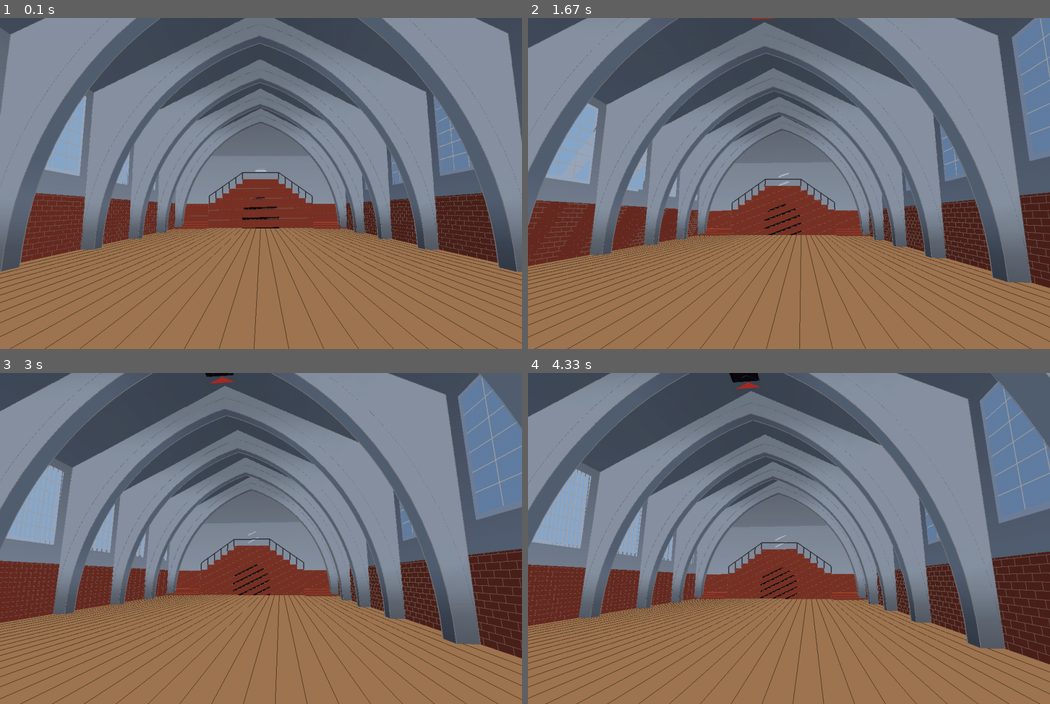
Above: before the commit, frames 1-4 (two rows, left to right).
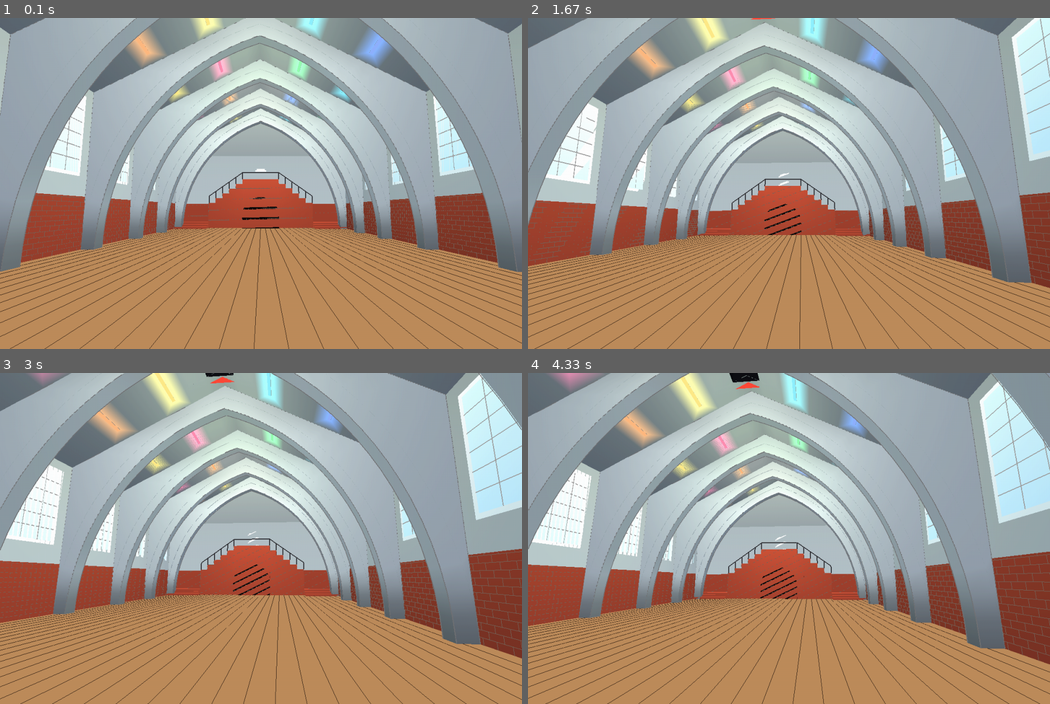
Above: after the commit, the same moments.

Repository: kdrzazga/DEMOS
Game: pygame game, started from demos/WinterDemo26/test/winter-test/hall_test.py
Two runs of this game, one before a commit and one after it. Both use one fixed random seed, a clock stepped at 60 frames per second and the inputs below.
Inputs:
- Up to frame 1 (0.1 s): no input
- Up to frame 2 (1.67 s): tap 2 at 0.33, 1 s; tap 1 at 0.67, 1.33 s
- Up to frame 3 (3 s): no input
- Up to frame 4 (4.33 s): no input

The runs differ from the first frame. In frame 1, 86% of the frame differs, in the area x 0-100%, y 0-100%; in frame 2, 88%; in frame 3, 88%; in frame 4, 88%.

Commit message:
Claude is dead

Diff:
--- /dev/null
+++ b/demos/WinterDemo26/ceiling_neon.py
@@ -0,0 +1,42 @@
+from OpenGL.GL import *
+
+
+class CeilingNeon:
+    def __init__(self, core_corners, glow_inner, glow_outer, glow_strength=0.55, core_whitening=0.45):
+        self.core_corners = tuple(core_corners)
+        self.glow_inner = tuple(glow_inner)
+        self.glow_outer = tuple(glow_outer)
+        self.glow_strength = glow_strength
+        self.core_whitening = core_whitening
+
+    def _draw_halo(self, color):
+        glDepthMask(GL_FALSE)
+        glBlendFunc(GL_SRC_ALPHA, GL_ONE)
+        glBegin(GL_QUADS)
+        for corner in range(4):
+            following = (corner + 1) % 4
+            for point, alpha in ((self.glow_inner[corner], self.glow_strength),
+                                 (self.glow_inner[following], self.glow_strength),
+                                 (self.glow_outer[following], 0.0),
+                                 (self.glow_outer[corner], 0.0)):
+                glColor4f(color[0], color[1], color[2], alpha)
+                glVertex3f(*point)
+        glEnd()
+        glBlendFunc(GL_SRC_ALPHA, GL_ONE_MINUS_SRC_ALPHA)
+        glDepthMask(GL_TRUE)
+
+    def _draw_core(self, color):
+        glColor3f(*(channel + (1.0 - channel) * self.core_whitening for channel in color))
+        glBegin(GL_QUADS)
+        for point in self.core_corners:
+            glVertex3f(*point)
+        glEnd()
+
+    def glow(self, color: tuple):
+        glPushAttrib(GL_ENABLE_BIT | GL_COLOR_BUFFER_BIT | GL_DEPTH_BUFFER_BIT)
+        glDisable(GL_LIGHTING)
+        glDisable(GL_TEXTURE_2D)
+        glEnable(GL_BLEND)
+        self._draw_halo(color)
+        self._draw_core(color)
+        glPopAttrib()
--- a/demos/WinterDemo26/hall.py
+++ b/demos/WinterDemo26/hall.py
@@ -1,6 +1,9 @@
+import colorsys
 import math
 from OpenGL.GL import *
 from OpenGL.GLU import *
+
+from demos.WinterDemo26.ceiling_neon import CeilingNeon
 
 
 class Hall:
@@ -76,12 +79,29 @@
         self.flue_color = (0.03, 0.03, 0.04)
         self.flue_ratio = 0.62
         self.flue_width = self.chimney_width * self.flue_ratio
+        self.neon_rows = (0.30, 0.64)
+        self.neon_length_share = 0.5
+        self.neon_width = 0.22
+        self.neon_drop = 0.08
+        self.neon_glow_reach = 0.9
+        self.neon_glow_strength = 0.55
+        self.neon_core_whitening = 0.45
+        self.neon_cycle_speed = 0.04
+        self.neon_light_power = 1.3
+        self.neon_light_height = 12.5
+        self.neon_attenuation = (1.0, 0.06, 0.012)
+        self.first_neon_light = 2
+        self.light_cell = 1.2
+        self.neon_palettes = {1.0: ((0.20, 0.90, 1.00), (0.20, 0.45, 1.00), (0.25, 1.00, 0.45)),
+                              -1.0: ((1.00, 0.85, 0.15), (1.00, 0.50, 0.10), (1.00, 0.20, 0.45))}
 
         self.wall_x = self.half_span + self.arch_band
         self.side_step_run = (self.wall_x - self.stage_half_width) / self.side_step_count
         self.step_run = (self.stage_half_width - self.landing_half) / self.stage_steps
         self.chimney_z = self.length / self.arch_count / 2.0
         self.display_list = self._compile()
+        self.neon_phase = 0.0
+        self.neon_lights = self._create_neons()
 
     def _winds_with(self, normal, corners):
         first = tuple(corners[1][axis] - corners[0][axis] for axis in range(3))
@@ -158,12 +178,8 @@
             wall = side * self.wall_x
             normal = (-side, 0.0, 0.0)
             glColor3f(*self.brick_color)
-            self._quad(normal, ((wall, 0.0, -half_length), (wall, 0.0, half_length),
-                                (wall, self.brick_height, half_length), (wall, self.brick_height, -half_length)))
-            self._shaded_quad((normal,) * 4,
-                              ((wall, self.brick_height, -half_length), (wall, self.brick_height, half_length),
-                               (wall, self.wall_top, half_length), (wall, self.wall_top, -half_length)),
-                              (1.0, 1.0, self.wall_top_shadow, self.wall_top_shadow))
+            self._draw_wall_cells(wall, normal, 0.0, self.brick_height, True)
+            self._draw_wall_cells(wall, normal, self.brick_height, self.wall_top, False)
         glEnd()
 
     def _draw_brick_lines(self, fixed_axis, fixed_value, span, height_limit, facing_sign, base=0.0):
@@ -267,6 +283,48 @@
     def _ceiling_shade(self, across):
         return self.eave_shadow + (self.ridge_shadow - self.eave_shadow) * (1.0 - across / self.wall_x)
 
+    def _cell_count(self, span):
+        return max(1, int(math.ceil(span / self.light_cell)))
+
+    def _draw_ceiling_cells(self, side, inner, start, end, inward):
+        across_cells = self._cell_count(self.wall_x - inner)
+        along_cells = self._cell_count(end - start)
+        for across in range(across_cells):
+            near = inner + (self.wall_x - inner) * across / across_cells
+            far = inner + (self.wall_x - inner) * (across + 1) / across_cells
+            for along in range(along_cells):
+                front = start + (end - start) * along / along_cells
+                rear = start + (end - start) * (along + 1) / along_cells
+                corners = ((side * far, self._slope_height(far, 0.0), front),
+                           (side * near, self._slope_height(near, 0.0), front),
+                           (side * near, self._slope_height(near, 0.0), rear),
+                           (side * far, self._slope_height(far, 0.0), rear))
+                shades = (self._ceiling_shade(far), self._ceiling_shade(near),
+                          self._ceiling_shade(near), self._ceiling_shade(far))
+                self._shaded_quad((inward,) * 4, corners, shades)
+
+    def _wall_shade(self, height):
+        climb = (height - self.brick_height) / (self.wall_top - self.brick_height)
+        return 1.0 + (self.wall_top_shadow - 1.0) * max(0.0, min(1.0, climb))
+
+    def _draw_wall_cells(self, wall, normal, bottom, top, brick):
+        half_length = self.length / 2.0
+        along_cells = self._cell_count(self.length)
+        rise_cells = self._cell_count(top - bottom)
+        for rise in range(rise_cells):
+            low = bottom + (top - bottom) * rise / rise_cells
+            high = bottom + (top - bottom) * (rise + 1) / rise_cells
+            for along in range(along_cells):
+                front = -half_length + self.length * along / along_cells
+                rear = -half_length + self.length * (along + 1) / along_cells
+                corners = ((wall, low, front), (wall, low, rear), (wall, high, rear), (wall, high, front))
+                if brick:
+                    self._quad(normal, corners)
+                else:
+                    self._shaded_quad((normal,) * 4, corners,
+                                      (self._wall_shade(low), self._wall_shade(low),
+                                       self._wall_shade(high), self._wall_shade(high)))
+
     def _draw_roof(self):
         climb = self.ridge - self.wall_top
         slope = math.hypot(climb, self.wall_x)
@@ -274,13 +332,7 @@
         for side in (1.0, -1.0):
             inward = (-side * climb / slope, -self.wall_x / slope, 0.0)
             for inner, start, end in self._slope_pieces(self.flue_width / 2.0):
-                corners = ((side * self.wall_x, self._slope_height(self.wall_x, 0.0), start),
-                           (side * inner, self._slope_height(inner, 0.0), start),
-                           (side * inner, self._slope_height(inner, 0.0), end),
-                           (side * self.wall_x, self._slope_height(self.wall_x, 0.0), end))
-                shades = (self._ceiling_shade(self.wall_x), self._ceiling_shade(inner),
-                          self._ceiling_shade(inner), self._ceiling_shade(self.wall_x))
-                self._shaded_quad((inward,) * 4, corners, shades)
+                self._draw_ceiling_cells(side, inner, start, end, inward)
         glColor3f(*self.roof_color)
         for side in (1.0, -1.0):
             outward = (side * climb / slope, self.wall_x / slope, 0.0)
@@ -561,6 +613,76 @@
             self._draw_brick_lines("z", end * (half_length - 0.015), (-self.wall_x, self.wall_x),
                                    self.brick_height, -end)
         glEnable(GL_LIGHTING)
+
+    def _ceiling_point(self, side, across, z, drop, slide):
+        climb = self.ridge - self.wall_top
+        slope = math.hypot(climb, self.wall_x)
+        down = (-side * climb / slope, -self.wall_x / slope)
+        uphill = (-side * self.wall_x / slope, climb / slope)
+        return (side * across + uphill[0] * slide + down[0] * drop,
+                self._slope_height(across, 0.0) + uphill[1] * slide + down[1] * drop,
+                z)
+
+    def _create_neons(self):
+        half_length = self._bay_length() * self.neon_length_share / 2.0
+        half_width = self.neon_width / 2.0
+        reach = self.neon_glow_reach
+        inner = ((-half_width, -half_length), (half_width, -half_length),
+                 (half_width, half_length), (-half_width, half_length))
+        outer = ((-half_width - reach, -half_length - reach), (half_width + reach, -half_length - reach),
+                 (half_width + reach, half_length + reach), (-half_width - reach, half_length + reach))
+        lights = []
+        for bay, center_z in enumerate(self._window_positions()):
+            for side in (1.0, -1.0):
+                palette = self.neon_palettes[side]
+                for row, share in enumerate(self.neon_rows):
+                    across = self.wall_x * share
+                    neon = CeilingNeon(
+                        tuple(self._ceiling_point(side, across, center_z + along, self.neon_drop, slide)
+                              for slide, along in inner),
+                        tuple(self._ceiling_point(side, across, center_z + along, self.neon_drop * 0.5, slide)
+                              for slide, along in inner),
+                        tuple(self._ceiling_point(side, across, center_z + along, self.neon_drop * 0.5, slide)
+                              for slide, along in outer),
+                        glow_strength=self.neon_glow_strength, core_whitening=self.neon_core_whitening)
+                    color = palette[(bay + row) % len(palette)]
+                    lights.append([neon, bay, colorsys.rgb_to_hsv(*color), color])
+        return lights
+
+    def update(self, delta_seconds):
+        self.neon_phase = (self.neon_phase + delta_seconds * self.neon_cycle_speed) % 1.0
+        for light in self.neon_lights:
+            hue, saturation, value = light[2]
+            light[3] = colorsys.hsv_to_rgb((hue + self.neon_phase) % 1.0, saturation, value)
+
+    def _bay_colors(self):
+        totals = {}
+        for _, bay, _, color in self.neon_lights:
+            summed, count = totals.get(bay, ((0.0, 0.0, 0.0), 0))
+            totals[bay] = (tuple(summed[axis] + color[axis] for axis in range(3)), count + 1)
+        return {bay: tuple(channel / count for channel in summed) for bay, (summed, count) in totals.items()}
+
+    def _neon_light_ids(self):
+        available = 8 - self.first_neon_light
+        return tuple(GL_LIGHT0 + self.first_neon_light + index
+                     for index in range(min(available, len(self._window_positions()))))
+
+    def _switch_on_neon_lights(self):
+        colors = self._bay_colors()
+        constant, linear, quadratic = self.neon_attenuation
+        for bay, (light, center_z) in enumerate(zip(self._neon_light_ids(), self._window_positions())):
+            glEnable(light)
+            glLightfv(light, GL_POSITION, (0.0, self.neon_light_height, center_z, 1.0))
+            glLightfv(light, GL_DIFFUSE, tuple(channel * self.neon_light_power for channel in colors[bay]) + (1.0,))
+            glLightfv(light, GL_AMBIENT, (0.0, 0.0, 0.0, 1.0))
+            glLightfv(light, GL_SPECULAR, (0.0, 0.0, 0.0, 1.0))
+            glLightf(light, GL_CONSTANT_ATTENUATION, constant)
+            glLightf(light, GL_LINEAR_ATTENUATION, linear)
+            glLightf(light, GL_QUADRATIC_ATTENUATION, quadratic)
+
+    def _switch_off_neon_lights(self):
+        for light in self._neon_light_ids():
+            glDisable(light)
 
     def _compile(self):
         display_list = glGenLists(1)
@@ -598,5 +720,9 @@
         glTranslatef(self.x, self.y, self.z)
         glRotatef(self.facing, 0.0, 1.0, 0.0)
         glScalef(self.size, self.size, self.size)
+        self._switch_on_neon_lights()
         glCallList(self.display_list)
+        self._switch_off_neon_lights()
+        for neon, _, _, color in self.neon_lights:
+            neon.glow(color)
         glPopMatrix()
--- a/demos/WinterDemo26/main.py
+++ b/demos/WinterDemo26/main.py
@@ -961,6 +961,8 @@
                 robin.update(delta_seconds)
         self.santa_ride.update(delta_seconds)
         self.rooftop_santa.update(delta_seconds)
+        if self.roof_house is not None:
+            self.roof_house.update(delta_seconds)
         for planet in self.planets:
             planet.update(delta_seconds)
         self._install_surfaces()
